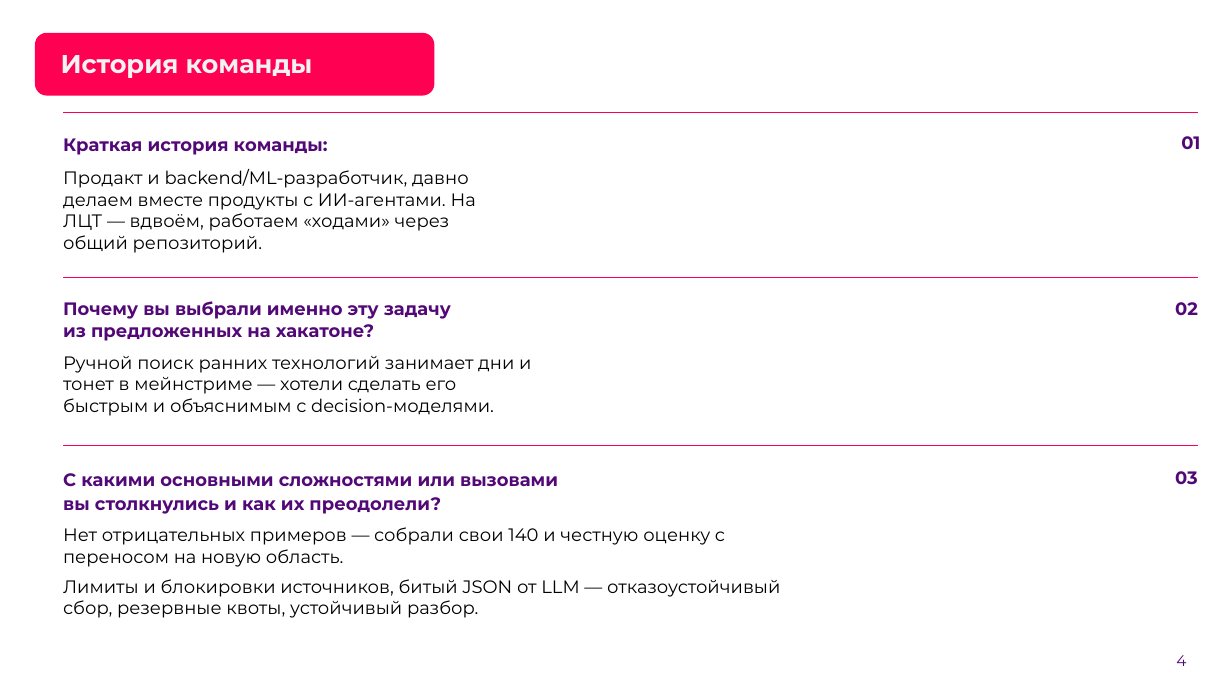
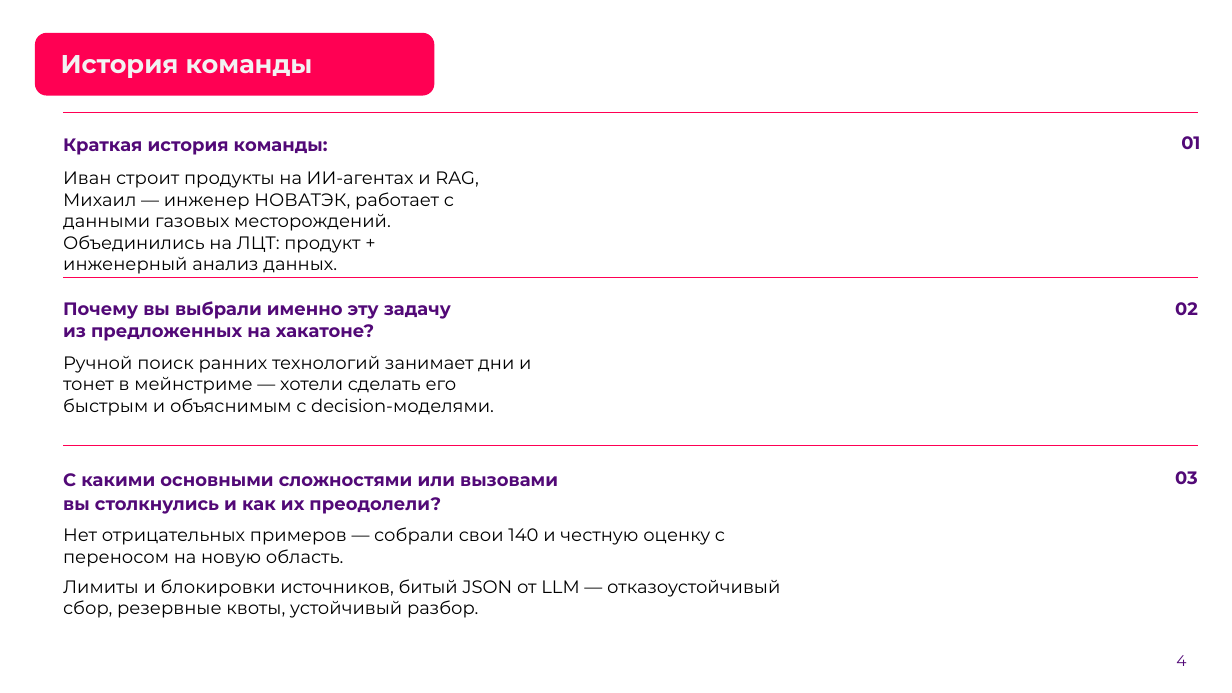
Before and after one commit to Krackenhell/lct-2026-weak-signals, a slide deck: slide 4 of presentation/Агенты_Москвы_Радар_слабых_сигналов.pptx. Drawn at 1232x693 pixels with LibreOffice and Linux fonts; fonts in the diff are those of the drawing; background and template pictures are left out. Boxes give left, top, right and bottom in pixels: in the first picture for what was removed or moved away, otherwise in the second. Text is boxed around its words. In the diff, an @@ line names an element or a change of style, - is before the commit and + after.

```diff
--- a/presentation/Агенты_Москвы_Радар_слабых_сигналов.pptx
+++ b/presentation/Агенты_Москвы_Радар_слабых_сигналов.pptx
@@ text at bbox=[63, 171, 479, 274]: text changed @@
-Продакт и backend/ML-разработчик, давно делаем вместе продукты с ИИ-агентами. На ЛЦТ — вдвоём, работаем «ходами» через общий репозиторий.
+Иван строит продукты на ИИ-агентах и RAG, Михаил — инженер НОВАТЭК, работает с данными газовых месторождений. Объединились на ЛЦТ: продукт + инженерный анализ данных.
```
Also in this commit, not shown: 2 other slides changed, 2 other files.
